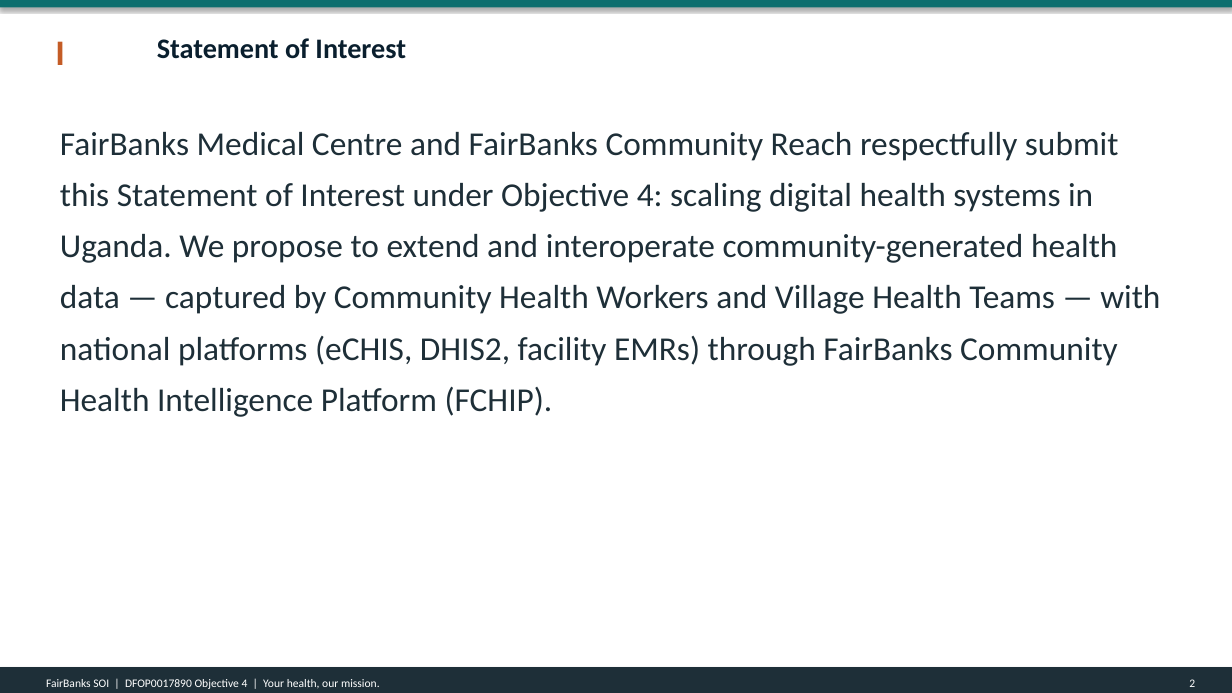
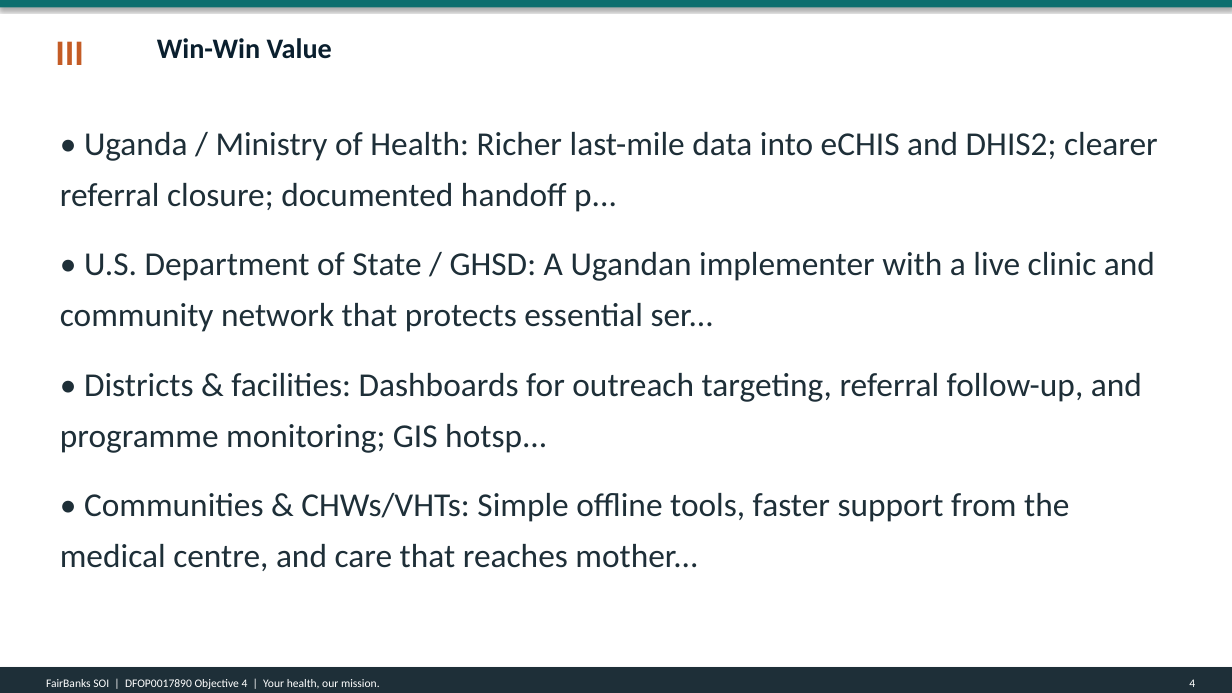
Before and after one commit to WASSWA2624/fairbanks, a slide deck: slide 4 of applications/dos-uganda/documents/dos-uganda_ppt.pptx (slide 2 before the commit). Drawn at 1232x693 pixels with LibreOffice and Linux fonts; fonts in the diff are those of the drawing. Boxes give left, top, right and bottom in pixels: in the first picture for what was removed or moved away, otherwise in the second. Text is boxed around its words. In the diff, an @@ line names an element or a change of style, - is before the commit and + after.

Commit message:
Revise documentation and project deliverables for the Uganda Health MOU. Update the build_dos-uganda_docs.py script to reflect changes in the Statement of Interest, including new objectives and a focus on interoperability. Enhance the Word, PDF, and PowerPoint outputs with updated titles, subtitles, and content to align with the latest project guidelines. Introduce a new Grants URL for reference and ensure all documents maintain consistency with the project's branding and messaging standards.

```diff
--- a/applications/dos-uganda/documents/dos-uganda_ppt.pptx
+++ b/applications/dos-uganda/documents/dos-uganda_ppt.pptx
@@ text at <box>55,41,84,65</box>: text changed @@
-I
+III
@@ text at <box>157,38,332,59</box>: text changed @@
-Statement of Interest
+Win-Win Value
@@ text at <box>60,132,1158,571</box>: text changed @@
-FairBanks Medical Centre and FairBanks Community Reach respectfully submit this Statement of Interest under Objective 4: scaling digital health systems in Uganda. We propose to extend and interoperate community-generated health data — captured by Community Health Workers and Village Health Teams — with national platforms (eCHIS, DHIS2, facility EMRs) through FairBanks Community Health Intelligence Platform (FCHIP).
+• Uganda / Ministry of Health: Richer last-mile data into eCHIS and DHIS2; clearer referral closure; documented handoff p...
+• U.S. Department of State / GHSD: A Ugandan implementer with a live clinic and community network that protects essential ser...
+• Districts & facilities: Dashboards for outreach targeting, referral follow-up, and programme monitoring; GIS hotsp...
+• Communities & CHWs/VHTs: Simple offline tools, faster support from the medical centre, and care that reaches mother...
@@ text at <box>1189,679,1195,687</box>: text changed @@
-2
+4
```
Also in this commit, not shown: 7 other slides changed, 3 slides added, 2 slides removed, 14 other files.
